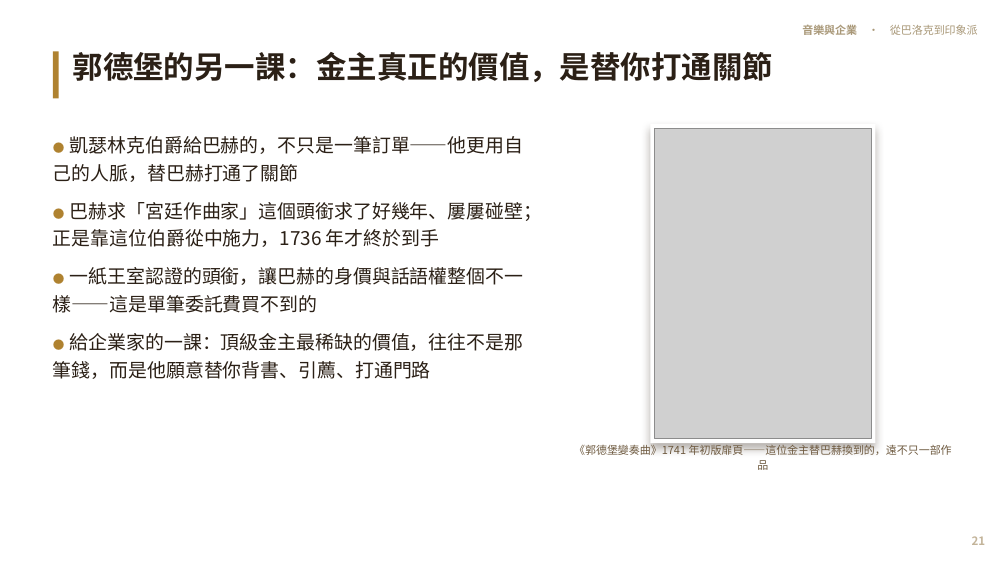
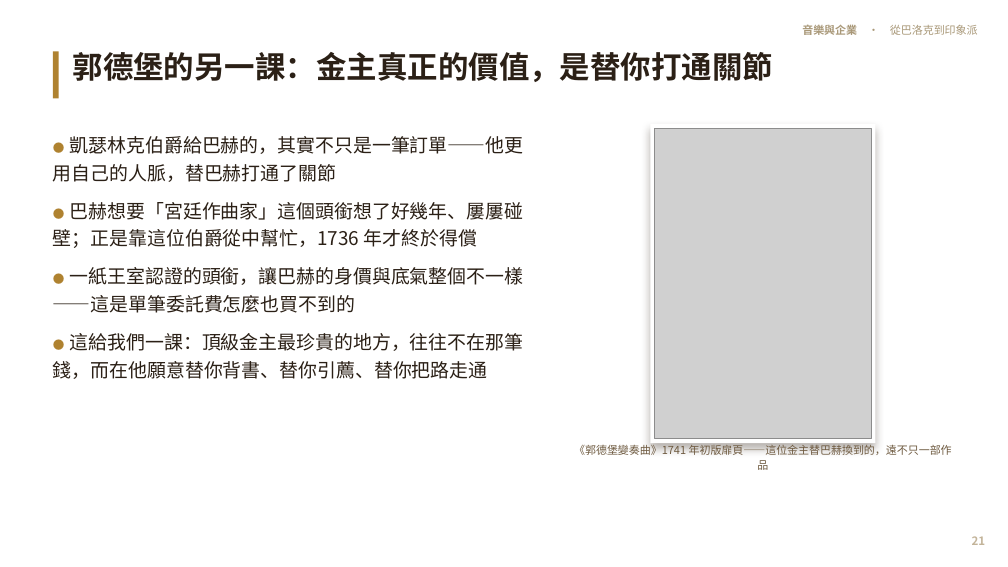
Before and after one commit to kblab2024/music-business-lecture, a slide deck: slide 21 of docs/downloads/音樂與企業-投影片.pptx. Drawn at 1008x567 pixels with LibreOffice and Linux fonts; fonts in the diff are those of the drawing; grey boxes stand for pictures. Boxes give left, top, right and bottom in pixels: in the first picture for what was removed or moved away, otherwise in the second. Text is boxed around its words. In the diff, an @@ line names an element or a change of style, - is before the commit and + after.

```diff
--- a/docs/downloads/音樂與企業-投影片.pptx
+++ b/docs/downloads/音樂與企業-投影片.pptx
@@ text at [53, 136, 524, 379]: text changed @@
-● 凱瑟林克伯爵給巴赫的，不只是一筆訂單——他更用自己的人脈，替巴赫打通了關節
-● 巴赫求「宮廷作曲家」這個頭銜求了好幾年、屢屢碰壁；正是靠這位伯爵從中施力，1736 年才終於到手
-● 一紙王室認證的頭銜，讓巴赫的身價與話語權整個不一樣——這是單筆委託費買不到的
-● 給企業家的一課：頂級金主最稀缺的價值，往往不是那筆錢，而是他願意替你背書、引薦、打通門路
+● 凱瑟林克伯爵給巴赫的，其實不只是一筆訂單——他更用自己的人脈，替巴赫打通了關節
+● 巴赫想要「宮廷作曲家」這個頭銜想了好幾年、屢屢碰壁；正是靠這位伯爵從中幫忙，1736 年才終於得償
+● 一紙王室認證的頭銜，讓巴赫的身價與底氣整個不一樣——這是單筆委託費怎麼也買不到的
+● 這給我們一課：頂級金主最珍貴的地方，往往不在那筆錢，而在他願意替你背書、替你引薦、替你把路走通
```
Also in this commit, not shown: 54 other slides changed, 7 other files.
